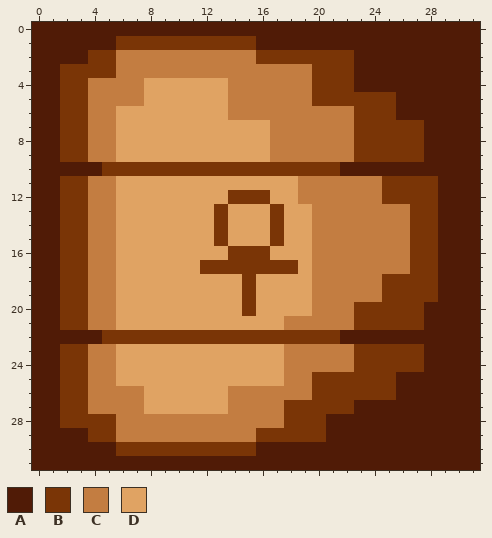
Pixel-art sprite -- game/Kusinta/resources/Room/A3/OWSE.png. Above is the file before it was changed.
The file is 32x32 pixels.
Palette (. is transparent): A #501b06  B #7a3506  C #c37d41  D #e0a363
Pixels before, first column x 0:
 0 AAAAAAAAAAAAAAAAAAAAAAAAAAAAAAAA
 1 AAAAAABBBBBBBBBBAAAAAAAAAAAAAAAA
 2 AAAABBCCCCCCCCCCBBBBBBBAAAAAAAAA
 3 AABBBBCCCCCCCCCCCCCCBBBAAAAAAAAA
 4 AABBCCCCDDDDDDCCCCCCBBBAAAAAAAAA
 5 AABBCCCCDDDDDDCCCCCCBBBBBBAAAAAA
 6 AABBCCDDDDDDDDCCCCCCCCCBBBAAAAAA
 7 AABBCCDDDDDDDDDDDCCCCCCBBBBBAAAA
 8 AABBCCDDDDDDDDDDDCCCCCCBBBBBAAAA
 9 AABBCCDDDDDDDDDDDCCCCCCBBBBBAAAA
10 AAAAABBBBBBBBBBBBBBBBBAAAAAAAAAA
11 AABBCCDDDDDDDDDDDDDCCCCCCBBBBAAA
12 AABBCCDDDDDDDDBBBDDCCCCCCBBBBAAA
13 AABBCCDDDDDDDBDDDBDDCCCCCCCBBAAA
14 AABBCCDDDDDDDBDDDBDDCCCCCCCBBAAA
15 AABBCCDDDDDDDBDDDBDDCCCCCCCBBAAA
16 AABBCCDDDDDDDDBBBDDDCCCCCCCBBAAA
17 AABBCCDDDDDDBBBBBBBDCCCCCCCBBAAA
18 AABBCCDDDDDDDDDBDDDDCCCCCBBBBAAA
19 AABBCCDDDDDDDDDBDDDDCCCCCBBBBAAA
20 AABBCCDDDDDDDDDBDDDDCCCBBBBBAAAA
21 AABBCCDDDDDDDDDDDDCCCCCBBBBBAAAA
22 AAAAABBBBBBBBBBBBBBBBBAAAAAAAAAA
23 AABBCCDDDDDDDDDDDDCCCCCBBBBBAAAA
24 AABBCCDDDDDDDDDDDDCCCCCBBBBBAAAA
25 AABBCCDDDDDDDDDDDDCCBBBBBBAAAAAA
26 AABBCCCCDDDDDDCCCCCCBBBBBBAAAAAA
27 AABBCCCCDDDDDDCCCCBBBBBAAAAAAAAA
28 AABBBBCCCCCCCCCCCCBBBAAAAAAAAAAA
29 AAAABBCCCCCCCCCCBBBBBAAAAAAAAAAA
30 AAAAAABBBBBBBBBBAAAAAAAAAAAAAAAA
31 AAAAAAAAAAAAAAAAAAAAAAAAAAAAAAAA
And afterwards:
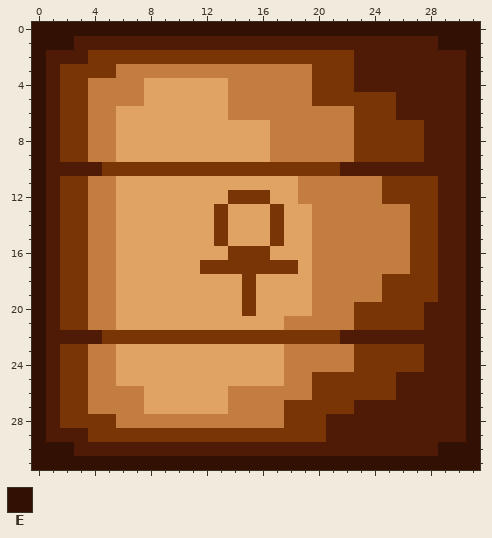
Colours new in this view: E #321003
Difference:
Changed rows in their new state; - is an unchanged pixel.
first column x 0:
 0 EEEEEEEEEEEEEEEEEEEEEEEEEEEEEEEE
 1 EEE---AAAAAAAAAA-------------EEE
 2 E-----BBBBBBBBBB---------------E
 3 E------------------------------E
 4 E------------------------------E
 5 E------------------------------E
 6 E------------------------------E
 7 E------------------------------E
 8 E------------------------------E
 9 E------------------------------E
10 E------------------------------E
11 E------------------------------E
12 E------------------------------E
13 E------------------------------E
14 E------------------------------E
15 E------------------------------E
16 E------------------------------E
17 E------------------------------E
18 E------------------------------E
19 E------------------------------E
20 E------------------------------E
21 E------------------------------E
22 E------------------------------E
23 E------------------------------E
24 E------------------------------E
25 E------------------------------E
26 E------------------------------E
27 E------------------------------E
28 E------------------------------E
29 E-----BBBBBBBBBB---------------E
30 EEE---AAAAAAAAAA-------------EEE
31 EEEEEEEEEEEEEEEEEEEEEEEEEEEEEEEE
Boxes around the changes in both pictures, in picture pixels (x1, y1, x2, y2):
changed: (32, 22, 480, 470)
